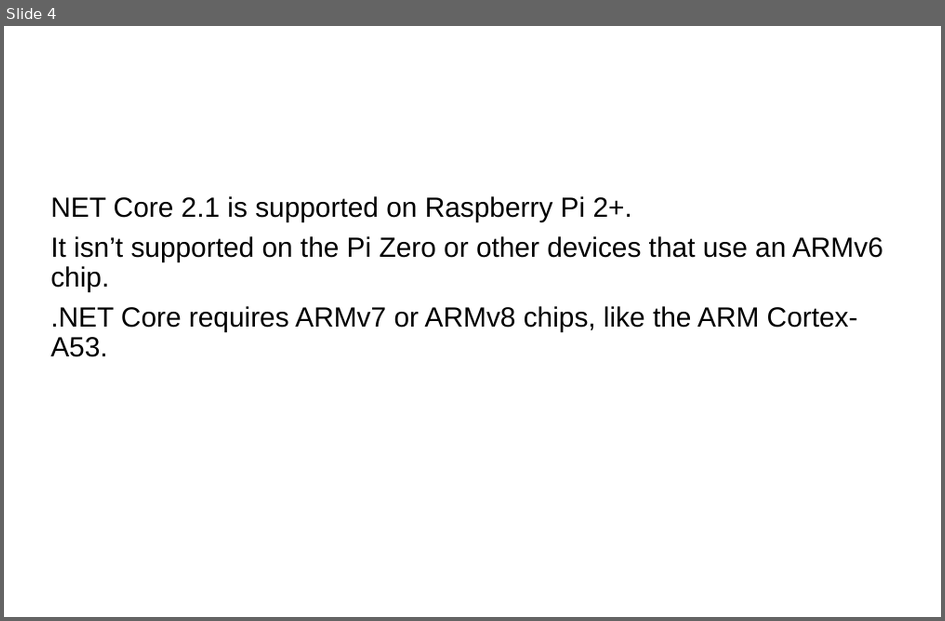
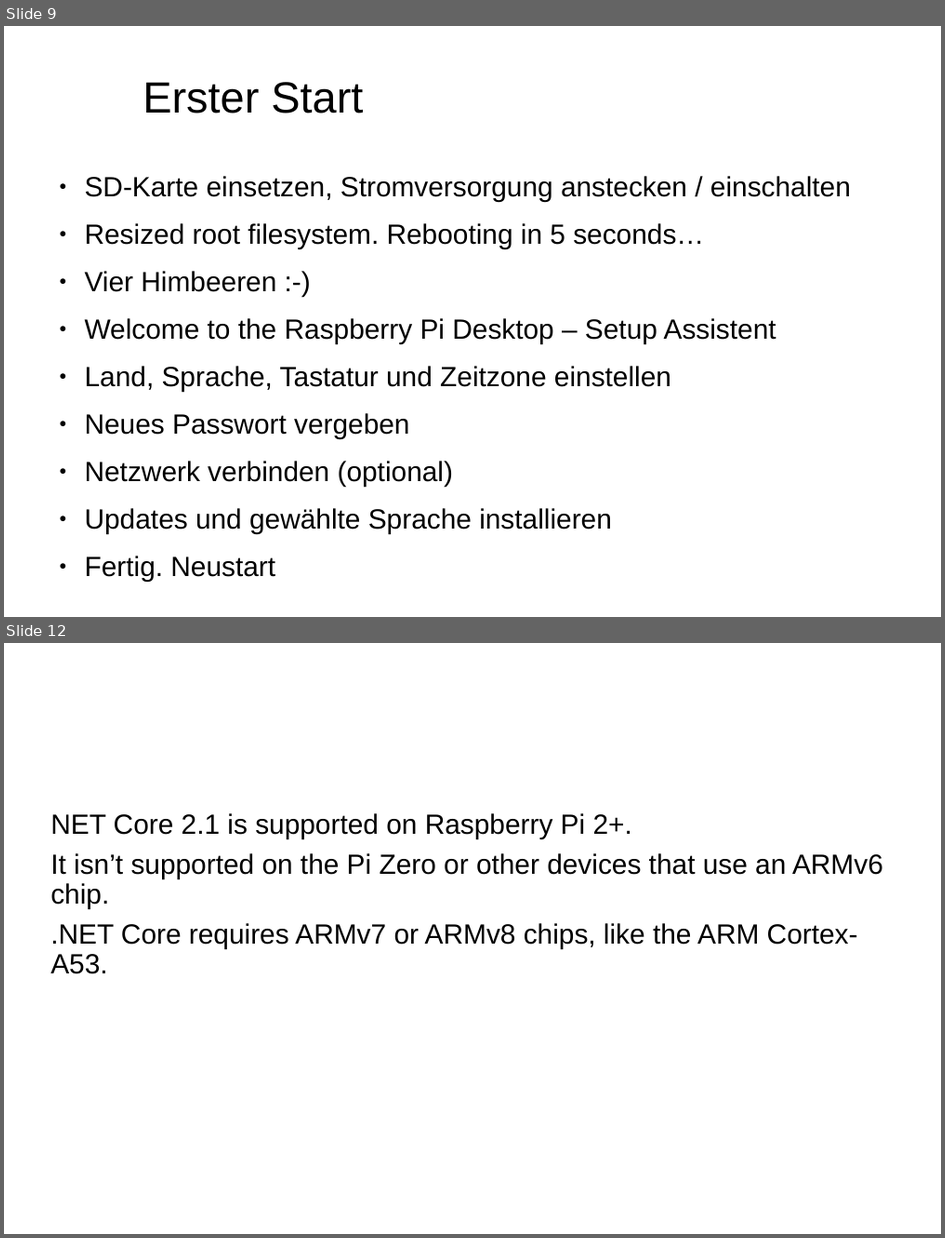
Before and after one commit to FrankPfattheicher/RaspiDotnet, a slide deck: Slides/RaspiDotnet.pptx. Shown one above the other, each under a label of ours: slide 4 before the commit, slides 9 and 12 after it; the slides between them are not shown. The pictures are 945x621 and 945x1238 pixels, drawn with LibreOffice and Linux fonts; fonts in the diff are those of the drawing; background and template pictures are left out. Boxes give left, top, right and bottom in pixels: in the first picture for what was removed or moved away, otherwise in the second. Text is boxed around its words. In the diff, an @@ line names an element or a change of style, - is before the commit and + after.

```diff
--- a/Slides/RaspiDotnet.pptx
+++ b/Slides/RaspiDotnet.pptx
@@ slide 9 added at (4,26,941,617), background picture (left out) @@
@@ text added at (143,82,363,113), 44 pt, text #000000 @@
+Erster Start
@@ text added at (85,176,851,580), 28 pt, text #000000 @@
+● SD-Karte einsetzen, Stromversorgung anstecken / einschalten
+● Resized root filesystem. Rebooting in 5 seconds…
+● Vier Himbeeren :-)
+● Welcome to the Raspberry Pi Desktop – Setup Assistent
+● Land, Sprache, Tastatur und Zeitzone einstellen
+● Neues Passwort vergeben
+● Netzwerk verbinden (optional)
+● Updates und gewählte Sprache installieren
+● Fertig. Neustart
@@ what was slide 4 is now slide 12 @@
```
Also in this commit, not shown: 2 slides changed, 10 other slides added, 6 other files.
